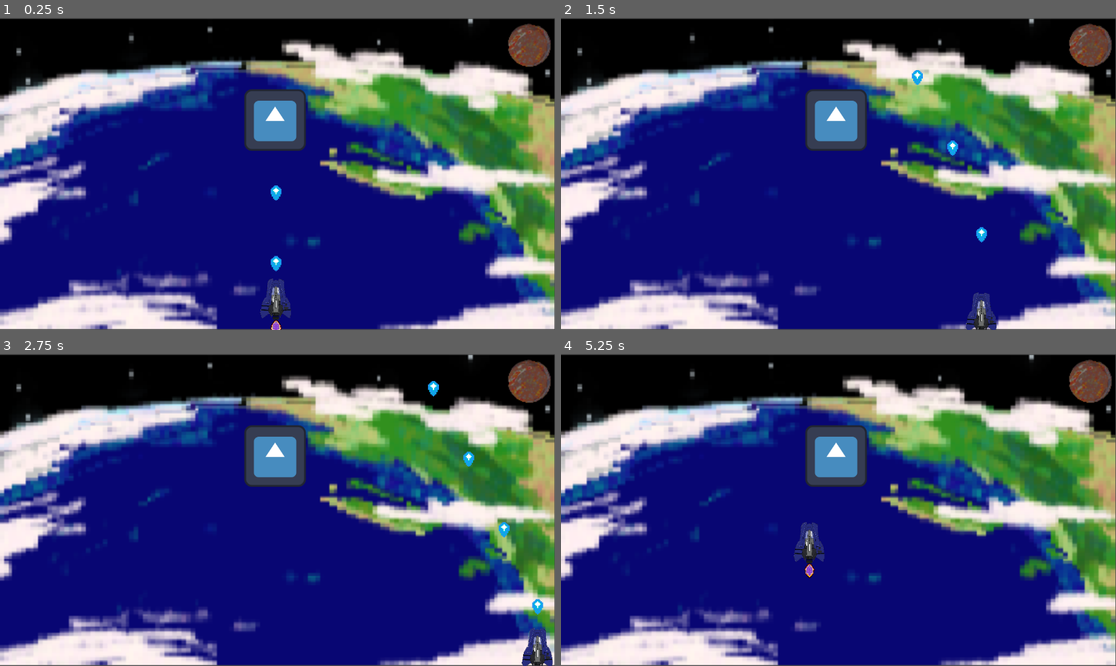
Above: before the commit, frames 1-4 (two rows, left to right).
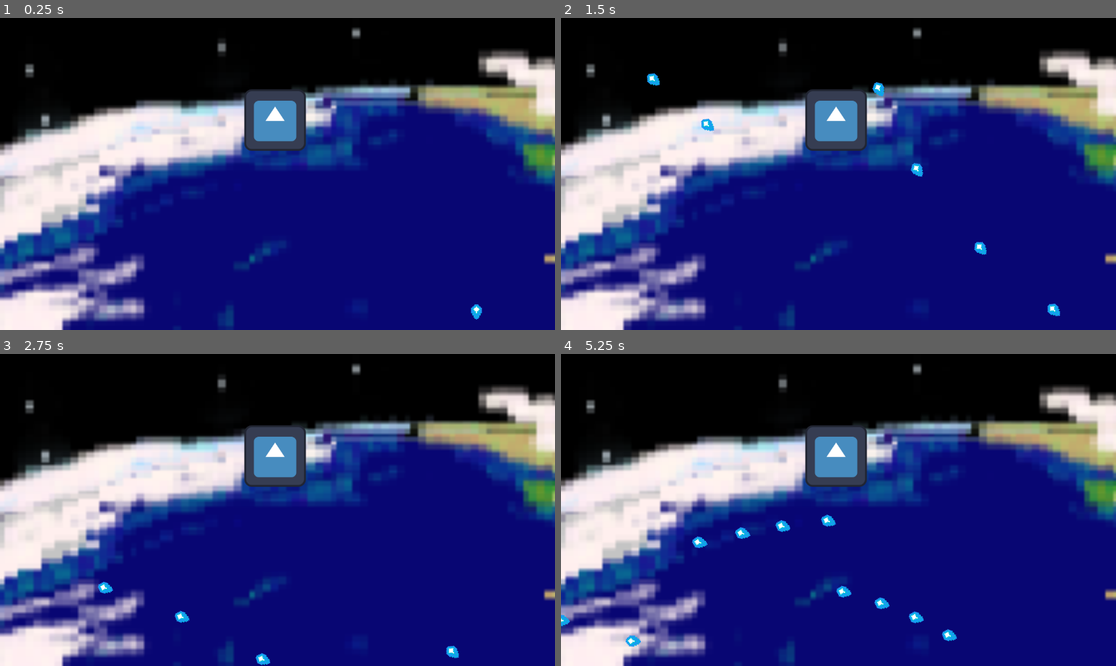
Above: after the commit, the same moments.

Repository: justCallMeJeg/ChaosWingNemesis
Game: Godot game, scene res://src/scenes/Test.tscn
The game is run twice, just before and just after one commit, with the same random seed, the same clock (stepped at 60 frames per second) and the same inputs. This scene is started directly instead of the project's main scene. The engine's default icon, where the game draws it, is replaced by a stand-in: a white triangle on a blue panel in a dark square.
Inputs (mouse positions are in pixels of both pictures, inside the frame that each line leads up to):
- Up to frame 1 (0.25 s): no input
- Up to frame 2 (1.5 s): move the mouse to (960, 158) at 0.52 s; hold D (right) 0.53-1.28 s; move the mouse to (727, 189) at 1.27 s; hold S (down) from 1.28 s (still down)
- Up to frame 3 (2.75 s): move the mouse to (333, 441) at 2.02 s; release S (down) at 2.03 s; hold D (right) from 2.03 s (still down)
- Up to frame 4 (5.25 s): move the mouse to (810, 572) at 2.77 s; release D (right) at 2.78 s; hold W (up) 2.78-3.53 s; move the mouse to (1005, 556) at 3.52 s; hold A (left) 3.53-5.03 s; move the mouse to (672, 463) at 4.27 s; move the mouse to (866, 510) at 5.02 s; hold S (down) from 5.03 s (still down)

The runs differ from the first frame. In frame 1, 55% of the frame differs, in the area x 0-100%, y 0-100%; in frame 2, 55%; in frame 3, 54%; in frame 4, 55%.

Commit message:
Aiming
Still not done yet

Diff:
--- a/src/scenes/Test.tscn
+++ b/src/scenes/Test.tscn
@@ -11,6 +11,21 @@
 [ext_resource type="Texture2D" uid="uid://dtrttrqgvjcrx" path="res://src/sprites/Trail/frame_3_delay-0.03s.png" id="8_davb2"]
 [ext_resource type="Texture2D" uid="uid://csho1jth2llt8" path="res://src/sprites/Trail/frame_4_delay-0.03s.png" id="9_qe30d"]
 [ext_resource type="Texture2D" uid="uid://l4vqfcua1ftq" path="res://src/sprites/Trail/frame_5_delay-0.03s.png" id="10_kn5gy"]
+
+[sub_resource type="SegmentShape2D" id="SegmentShape2D_07jal"]
+a = Vector2(-1, 1010)
+b = Vector2(0, 1)
+
+[sub_resource type="SegmentShape2D" id="SegmentShape2D_ne16t"]
+b = Vector2(1956, 0)
+
+[sub_resource type="SegmentShape2D" id="SegmentShape2D_tydkb"]
+a = Vector2(1123, 1085)
+b = Vector2(1123, 69)
+
+[sub_resource type="SegmentShape2D" id="SegmentShape2D_ljhpt"]
+a = Vector2(1955, 1012)
+b = Vector2(-4, 1013)
 
 [sub_resource type="RectangleShape2D" id="RectangleShape2D_hkyka"]
 size = Vector2(115, 114)
@@ -41,73 +56,20 @@
 "speed": 8.0
 }]
 
-[sub_resource type="SegmentShape2D" id="SegmentShape2D_07jal"]
-a = Vector2(-1, 647)
-b = Vector2(0, 1)
-
-[sub_resource type="SegmentShape2D" id="SegmentShape2D_ne16t"]
-b = Vector2(1152, 0)
-
-[sub_resource type="SegmentShape2D" id="SegmentShape2D_tydkb"]
-a = Vector2(316, 717)
-b = Vector2(316, 70)
-
-[sub_resource type="SegmentShape2D" id="SegmentShape2D_ljhpt"]
-a = Vector2(1149, 645)
-b = Vector2(-2, 647)
-
 [node name="TestNode" type="Node2D"]
 
 [node name="Background" type="Sprite2D" parent="."]
 z_index = -5
-position = Vector2(575, 324)
-scale = Vector2(3.2, 3.18812)
+position = Vector2(977, 537.5)
+scale = Vector2(5.46667, 5.38119)
 texture = ExtResource("1_hkej4")
 
 [node name="Sprite2D2" type="Sprite2D" parent="."]
 modulate = Color(1, 1, 1, 0.513726)
 z_index = -5
-position = Vector2(1098, 58)
+position = Vector2(1854, 62)
 scale = Vector2(1.8, 1.8)
 texture = ExtResource("2_7e3v1")
-
-[node name="Enemy" type="StaticBody2D" parent="."]
-position = Vector2(571, 212)
-collision_layer = 6
-collision_mask = 6
-
-[node name="CollisionShape2D" type="CollisionShape2D" parent="Enemy"]
-position = Vector2(-0.5, 0)
-shape = SubResource("RectangleShape2D_hkyka")
-
-[node name="Sprite2D" type="Sprite2D" parent="Enemy"]
-texture = ExtResource("3_wka20")
-
-[node name="Player" type="CharacterBody2D" parent="."]
-position = Vector2(573, 550)
-collision_layer = 3
-collision_mask = 3
-script = ExtResource("3_goarn")
-
-[node name="AnimatedSprite2D" type="AnimatedSprite2D" parent="Player"]
-position = Vector2(1.33514e-05, 95)
-scale = Vector2(0.23375, 0.22375)
-sprite_frames = SubResource("SpriteFrames_0k871")
-autoplay = "default"
-frame_progress = 0.0659597
-
-[node name="Sprite2D" type="Sprite2D" parent="Player"]
-position = Vector2(-1, 34)
-scale = Vector2(0.25, 0.25)
-texture = ExtResource("5_4qp5t")
-
-[node name="CollisionShape2D" type="CollisionPolygon2D" parent="Player"]
-position = Vector2(-590.9, -556.1)
-polygon = PackedVector2Array(551.9, 627.1, 626.9, 627.1, 590.9, 557.1)
-
-[node name="Attack Speed" type="Timer" parent="Player"]
-wait_time = 0.191
-autostart = true
 
 [node name="Border" type="StaticBody2D" parent="."]
 position = Vector2(-27, 16)
@@ -128,4 +90,43 @@
 position = Vector2(31, -12)
 shape = SubResource("SegmentShape2D_ljhpt")
 
+[node name="Enemy" type="StaticBody2D" parent="."]
+position = Vector2(571, 212)
+collision_layer = 6
+collision_mask = 6
+
+[node name="CollisionShape2D" type="CollisionShape2D" parent="Enemy"]
+position = Vector2(-0.5, 0)
+shape = SubResource("RectangleShape2D_hkyka")
+
+[node name="Sprite2D" type="Sprite2D" parent="Enemy"]
+texture = ExtResource("3_wka20")
+
+[node name="Player" type="CharacterBody2D" parent="."]
+position = Vector2(989, 797)
+collision_layer = 3
+collision_mask = 3
+motion_mode = 1
+script = ExtResource("3_goarn")
+
+[node name="AnimatedSprite2D" type="AnimatedSprite2D" parent="Player"]
+position = Vector2(0.500013, 61.25)
+scale = Vector2(0.23375, 0.22375)
+sprite_frames = SubResource("SpriteFrames_0k871")
+autoplay = "default"
+frame_progress = 0.0659597
+
+[node name="Sprite2D" type="Sprite2D" parent="Player"]
+position = Vector2(-0.5, 0.25)
+scale = Vector2(0.25, 0.25)
+texture = ExtResource("5_4qp5t")
+
+[node name="CollisionShape2D" type="CollisionPolygon2D" parent="Player"]
+position = Vector2(-590.4, -589.85)
+polygon = PackedVector2Array(551.9, 627.1, 626.9, 627.1, 590.9, 557.1)
+
+[node name="Attack Speed" type="Timer" parent="Player"]
+wait_time = 0.191
+autostart = true
+
 [connection signal="timeout" from="Player/Attack Speed" to="Player" method="_on_cooldown_timeout"]
--- a/src/scripts/PlayerMovement.gd
+++ b/src/scripts/PlayerMovement.gd
@@ -28,3 +28,8 @@
 func _physics_process(_delta):
 	getInput()
 	move_and_slide()
+
+	#rotation
+	var look_vector = get_global_mouse_position() - global_position
+
+	global_rotation = atan2(look_vector.y, look_vector.x) -30
--- a/src/scripts/bullet.gd
+++ b/src/scripts/bullet.gd
@@ -20,7 +20,7 @@
 
 func _on_area_2d_body_entered(body):
 	queue_free()
-	print("HIT!!!")
+	#print("HIT!!!")
 
 
 
Not shown: 1 places in src/scenes/Test.tscn that only renumber resources
Not shown: 1 places in src/scenes/bullet.tscn that only renumber resources
